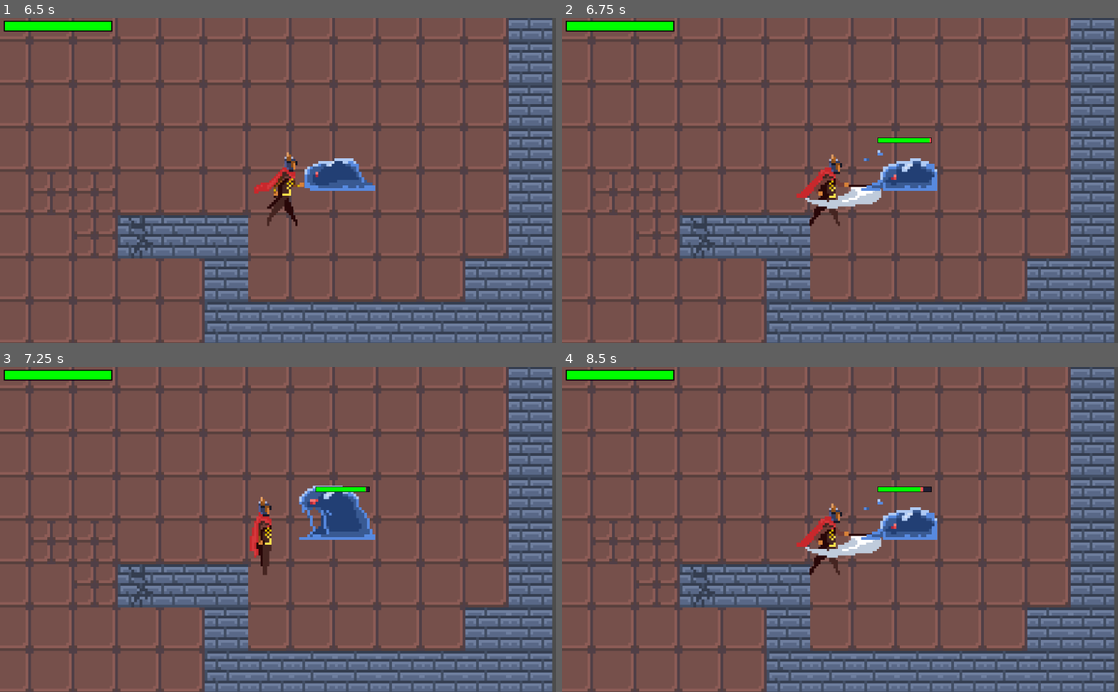
Above: before the commit, frames 1-4 (two rows, left to right).
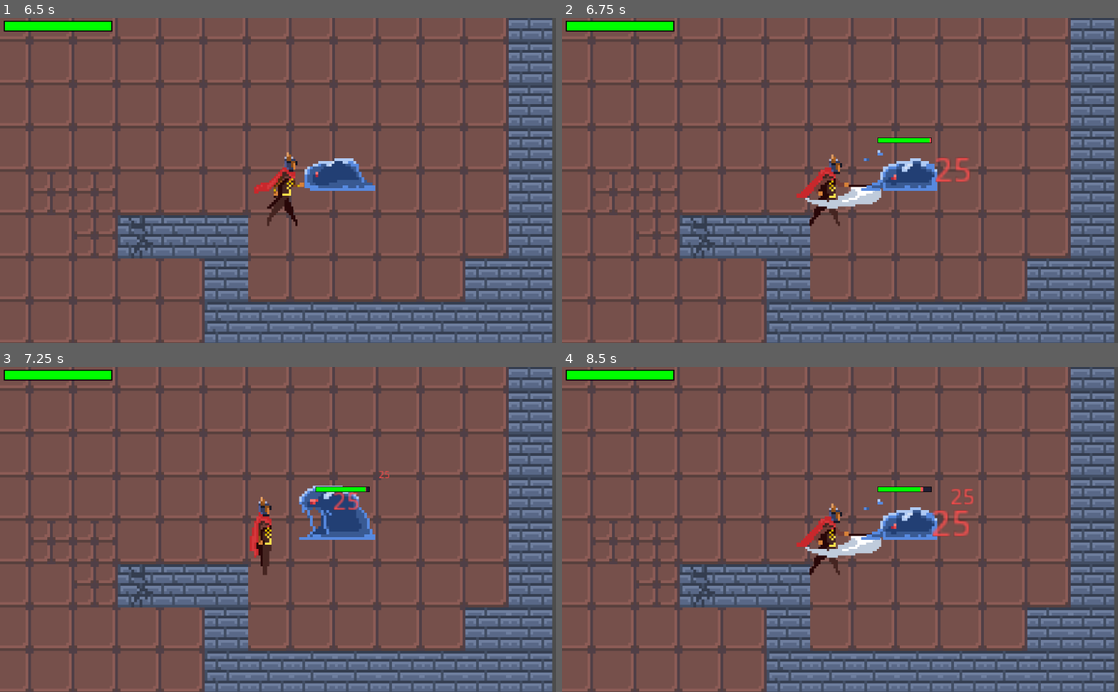
Above: after the commit, the same moments.

Repository: skni-kod/roguelike
Game: Godot game, scene res://Scenes/Levels/Testing.tscn
Two runs of this game, one before a commit and one after it. Both use one fixed random seed, a clock stepped at 60 frames per second and the inputs below.
Inputs (mouse positions are in pixels of both pictures, inside the frame that each line leads up to):
- Up to frame 1 (6.5 s): tap Enter at 0.5 s; move the mouse to (250, 245) at 0.52 s; press the mouse at (250, 245) at 0.53 s; hold W (move_up) 0.53-2.03 s; move the mouse to (444, 229) at 1.27 s; release the mouse at (444, 229) at 1.28 s; click (444, 229) at 1.35 s; move the mouse to (111, 131) at 2.02 s; press the mouse at (111, 131) at 2.03 s; hold A (move_left) 2.03-3.53 s; move the mouse to (305, 180) at 2.77 s; release the mouse at (305, 180) at 2.78 s; click (305, 180) at 2.85 s; move the mouse to (194, 99) at 3.52 s; press the mouse at (194, 99) at 3.53 s; hold S (move_down) 3.53-4.28 s; move the mouse to (400, 164) at 4.27 s; release the mouse at (400, 164) at 4.28 s; hold D (move_right) 4.28-5.03 s; click (400, 164) at 4.35 s; move the mouse to (166, 196) at 5.02 s; press the mouse at (166, 196) at 5.03 s; hold W (move_up) 5.03-5.78 s; move the mouse to (333, 109) at 5.77 s; release the mouse at (333, 109) at 5.78 s; hold D (move_right) from 5.78 s (still down); click (333, 109) at 5.85 s
- Up to frame 2 (6.75 s): keep holding D (move_right); move the mouse to (812, 245) at 6.52 s; press the mouse at (812, 245) at 6.53 s
- Up to frame 3 (7.25 s): keep holding D (move_right)
- Up to frame 4 (8.5 s): move the mouse to (1006, 578) at 7.27 s; release the mouse at (1006, 578) at 7.28 s; click (1006, 578) at 7.35 s; move the mouse to (673, 480) at 8.02 s; release D (move_right) at 8.03 s; press the mouse at (673, 480) at 8.03 s; hold S (move_down) from 8.03 s (still down)

Frame 1 is identical in both runs. In frame 2, 0.2% of the frame differs, in the area x 67-74%, y 42-51%; in frame 3, 0.2%; in frame 4, 0.3%, in the area x 66-74%, y 37-53%.

Commit message:
Floating damage

Diff:
--- a/Scenes/Actors/Player.tscn
+++ b/Scenes/Actors/Player.tscn
@@ -2,7 +2,7 @@
 
 [ext_resource path="res://Assets/Hero/Sprites&Animations/knight iso char.png" type="Texture" id=1]
 [ext_resource path="res://Scenes/Actors/Player.gd" type="Script" id=2]
-[ext_resource path="res://Scenes/Bars/HealthBar.tscn" type="PackedScene" id=3]
+[ext_resource path="res://Scenes/UI/HealthBar.tscn" type="PackedScene" id=3]
 
 [sub_resource type="RectangleShape2D" id=1]
 extents = Vector2( 6.7901, 8.18035 )
--- a/Scenes/Actors/Slime.tscn
+++ b/Scenes/Actors/Slime.tscn
@@ -2,7 +2,8 @@
 
 [ext_resource path="res://Scenes/Actors/slime.gd" type="Script" id=1]
 [ext_resource path="res://Assets/Enemies/Slime.png" type="Texture" id=2]
-[ext_resource path="res://Scenes/Bars/HealthBar.tscn" type="PackedScene" id=3]
+[ext_resource path="res://Scenes/UI/HealthBar.tscn" type="PackedScene" id=3]
+
 
 [sub_resource type="RectangleShape2D" id=1]
 extents = Vector2( 14.9055, 7.46424 )
--- a/Scenes/Actors/slime.gd
+++ b/Scenes/Actors/slime.gd
@@ -8,6 +8,8 @@
 var attack = false
 export var health = 600
 onready var health_bar = $HealthBar
+var floating_dmg = preload("res://Scenes/UI/FloatingDmg.tscn")
+
 
 func _ready():
 	health_bar.on_max_health_updated(health)
@@ -60,3 +62,8 @@
 		$AnimationPlayer.play("Die")
 		yield($AnimationPlayer,"animation_finished")
 		queue_free()
+
+	var text = floating_dmg.instance()
+	text.amount = dmg
+	text.type = "Damage"
+	add_child(text)
--- /dev/null
+++ b/Scenes/UI/FloatingDmg.gd
@@ -0,0 +1,30 @@
+ extends Position2D
+
+onready var label = get_node("Label")
+onready var tween = get_node("Tween")
+var amount = 0
+var type = ""
+
+var velocity = Vector2(0,0)
+
+func _ready():
+	label.set_text(str(amount))
+
+	match type:
+		"Damage":
+			label.set("custom_colors/font_color", Color("ff4d4d"))
+
+	randomize()
+	var side_movement= randi() % 91 - 40
+	velocity = Vector2(side_movement, 25)
+
+	tween.interpolate_property(self, 'scale', scale, Vector2(1, 1), 0.2, Tween.TRANS_LINEAR, Tween.EASE_OUT)
+	tween.interpolate_property(self, 'scale', Vector2(1, 1), Vector2(0.1, 0.1), 0.7, Tween.TRANS_LINEAR, Tween.EASE_OUT)
+	tween.start()
+
+
+func _on_Tween_tween_all_completed():
+	self.queue_free()
+
+func _process(delta):
+	position -= velocity * delta
--- /dev/null
+++ b/Scenes/UI/FloatingDmg.tscn
@@ -0,0 +1,20 @@
+[gd_scene load_steps=2 format=2]
+
+[ext_resource path="res://Scenes/UI/FloatingDmg.gd" type="Script" id=1]
+
+[node name="FloatingDmg" type="Position2D"]
+scale = Vector2( 0.7, 0.7 )
+script = ExtResource( 1 )
+
+[node name="Label" type="Label" parent="."]
+margin_right = 40.0
+margin_bottom = 14.0
+text = "200"
+align = 1
+valign = 1
+__meta__ = {
+"_edit_use_anchors_": false
+}
+
+[node name="Tween" type="Tween" parent="."]
+[connection signal="tween_all_completed" from="Tween" to="." method="_on_Tween_tween_all_completed"]
--- a/Scenes/Bars/HealthBar.tscn
+++ b/Scenes/UI/HealthBar.tscn
@@ -1,12 +1,12 @@
 [gd_scene load_steps=5 format=2]
 
-[ext_resource path="res://Assets/HealthBar/Background.png" type="Texture" id=1]
-[ext_resource path="res://Assets/HealthBar/Frame.png" type="Texture" id=2]
-[ext_resource path="res://Assets/HealthBar/Filling.png" type="Texture" id=3]
-[ext_resource path="res://Scenes/Bars/HealthBar.gd" type="Script" id=4]
+[ext_resource path="res://Scenes/UI/HealthBar.gd" type="Script" id=1]
+[ext_resource path="res://Assets/HealthBar/Background.png" type="Texture" id=2]
+[ext_resource path="res://Assets/HealthBar/Frame.png" type="Texture" id=3]
+[ext_resource path="res://Assets/HealthBar/Filling.png" type="Texture" id=4]
 
 [node name="HealthBar" type="Control"]
-script = ExtResource( 4 )
+script = ExtResource( 1 )
 __meta__ = {
 "_edit_use_anchors_": false
 }
Renamed: Scenes/Bars/HealthBar.gd -> Scenes/UI/HealthBar.gd
Not shown: 2 places in Scenes/UI/HealthBar.tscn that only renumber resources
